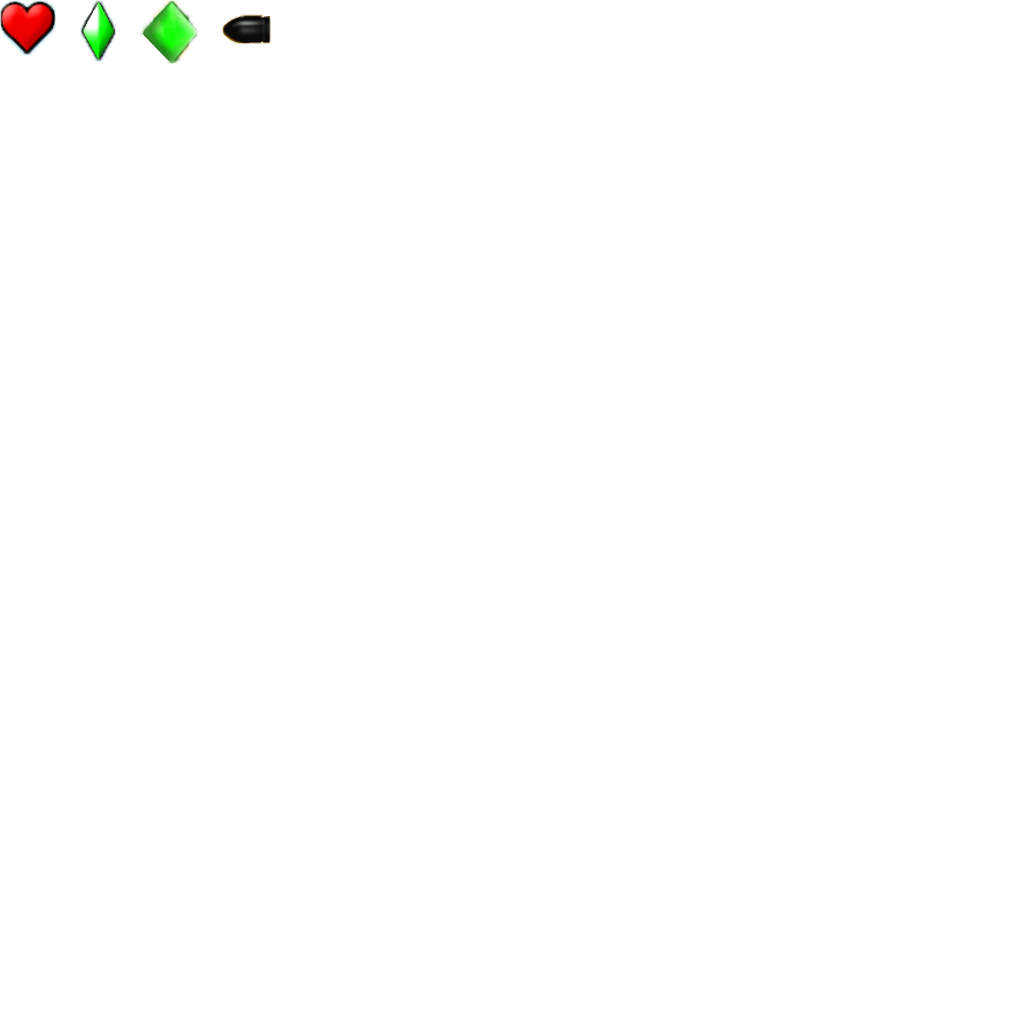
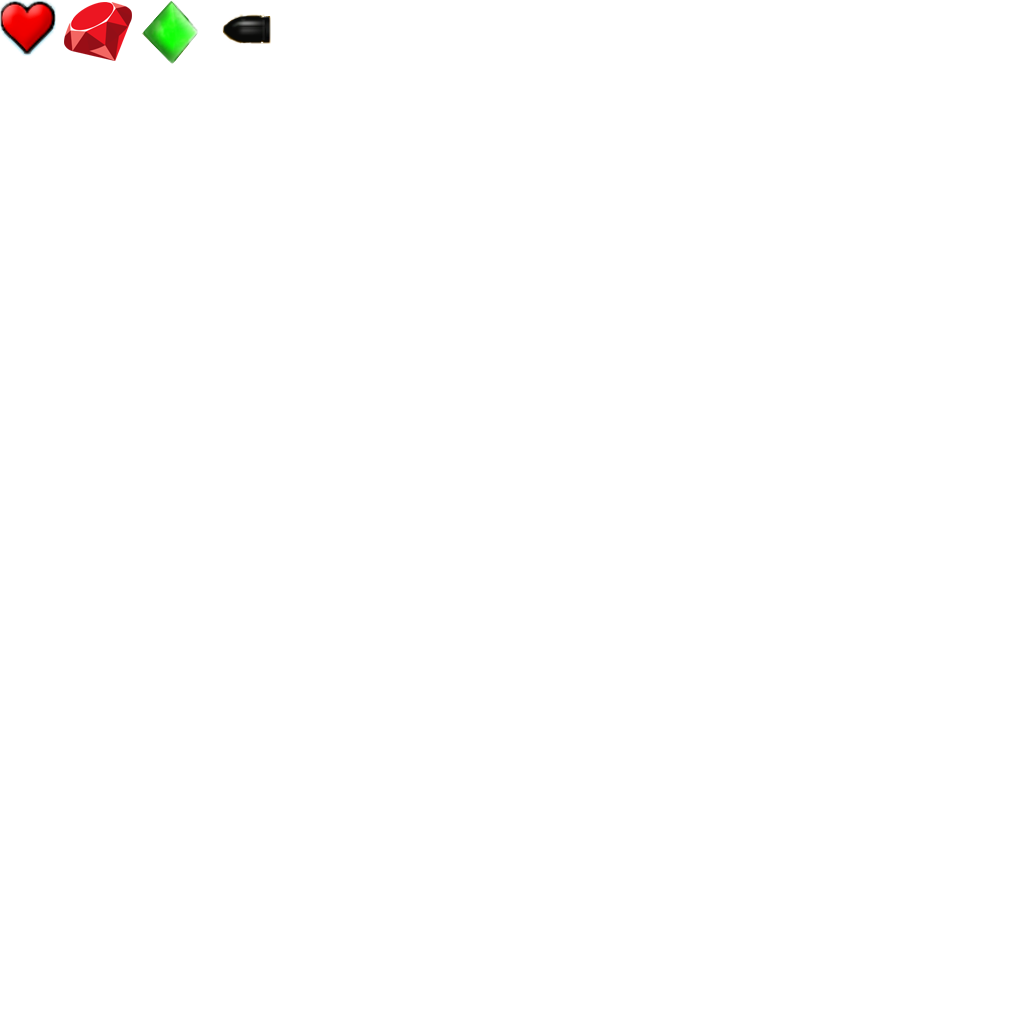
Revision of a layered (1024, 1024) image; what changed, layer by layer:
painted on "Layer 4" over [222, 14, 263, 44]
renamed "Layer 2" to "Layer 5", moved it above "Layer 3", painted on it over [64, 0, 132, 62]
painted on "Layer 3" over [140, 0, 198, 64]
